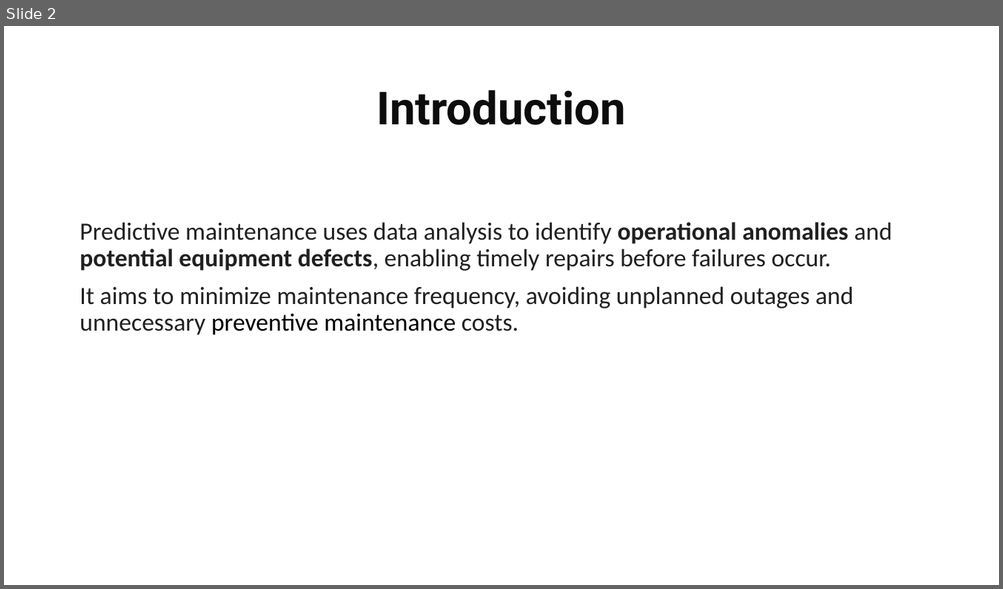
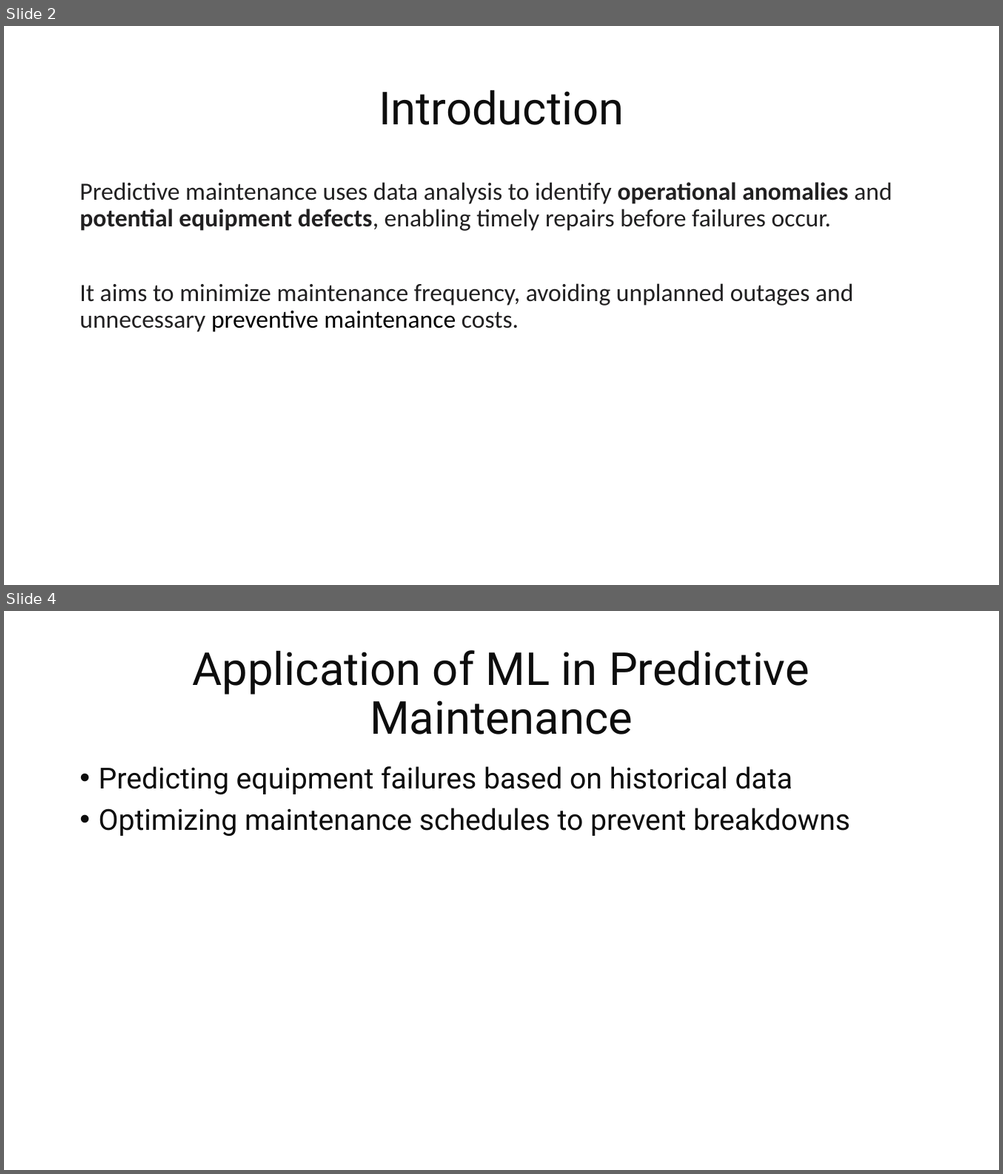
Before and after one commit to ManishaEY/eyaipythontraining, a slide deck: MachineLearningForPredictiveMaintenance.pptx. Shown one above the other, each under a label of ours: slide 2 before the commit, slides 2 and 4 after it; the slides between them are not shown. The pictures are 1003x589 and 1003x1174 pixels, drawn with LibreOffice and Linux fonts; fonts in the diff are those of the drawing. Boxes give left, top, right and bottom in pixels: in the first picture for what was removed or moved away, otherwise in the second. Text is boxed around its words. In the diff, an @@ line names an element or a change of style, - is before the commit and + after.

```diff
--- a/MachineLearningForPredictiveMaintenance.pptx
+++ b/MachineLearningForPredictiveMaintenance.pptx
@@ slide 4 added at (4,611,999,1170), background #FFFFFF @@
@@ title added at (193,650,809,735), 44 pt, text #0D0D0D @@
+Application of ML in Predictive Maintenance
@@ text added at (99,766,850,836), 28 pt, text #0D0D0D @@
+• Predicting equipment failures based on historical data
+• Optimizing maintenance schedules to prevent breakdowns
@@ slide 2 changed as well @@
@@ title "Introduction" at (378,90,623,125): bold off @@
@@ text "Predictive maintenance uses data analysis ..." rewrapped from (79,222,891,335) to (79,182,891,332) @@
```
Also in this commit, not shown: 5 other slides changed, 1 other slide added, 1 slide removed.
